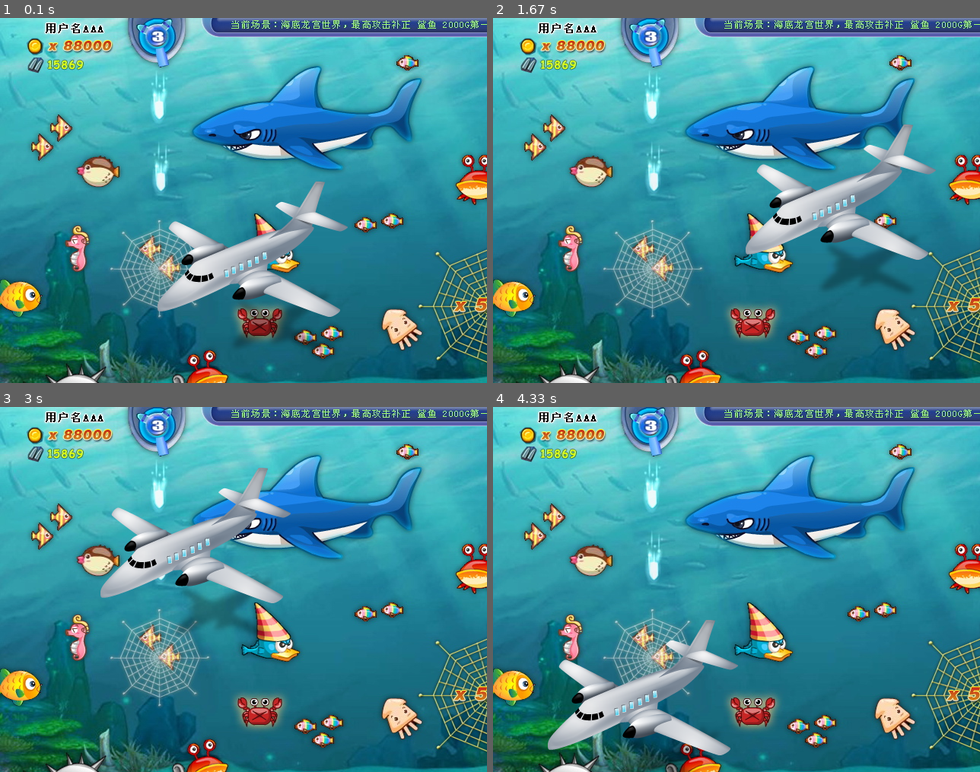
Above: before the commit, frames 1-4 (two rows, left to right).
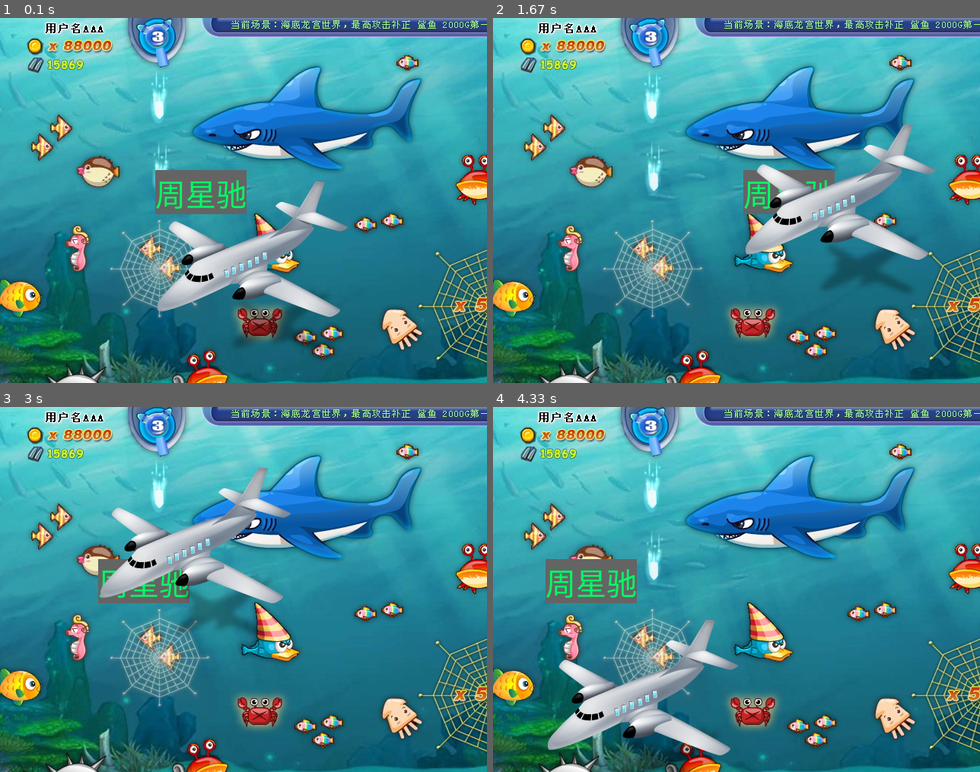
Above: after the commit, the same moments.

Repository: woxixiulayin/win7_pygame
Game: pygame game, started from lesson8.py
Two runs of this game, one before a commit and one after it. Both use one fixed random seed, a clock stepped at 60 frames per second and the inputs below. The source is Python 2; it was converted automatically to run under Python 3.
Inputs:
- Up to frame 1 (0.1 s): no input
- Up to frame 2 (1.67 s): no input
- Up to frame 3 (3 s): no input
- Up to frame 4 (4.33 s): no input

The runs differ from the first frame. In frame 1, 2.3% of the frame differs, in the area x 31-51%, y 41-54%; in frame 2, 1.1%; in frame 3, 1.2%; in frame 4, 2.3%.

Commit message:
add some font

Diff:
--- /dev/null
+++ b/check_image.py
@@ -0,0 +1,3 @@
+import pygame
+
+print pygame.image.get_extended()
--- /dev/null
+++ b/class.py
@@ -0,0 +1,11 @@
+__author__ = 'liuzhigang'
+
+class Student(object):
+    def __init__(self, name, score):
+        self.__name = name
+        self.__score = score
+    def ls(self):
+        print self.__name, self.__score
+a = Student('liu', 100)
+a.ls()
+a.s = 1
--- a/lesson8.py
+++ b/lesson8.py
@@ -1,35 +1,24 @@
 # -*- coding: utf-8 -*-
 __author__ = 'gang'
-
+import os
 import  pygame
 from pygame.locals import *
 from sys import exit
 
 
+pygame.init()
 fish_image = 'fish.jpg'
 back_ground_image = 'fish_background.jpg'
-plane_image = "plane.png"
+plane_image = 'plane.png'
 
-pygame.init()
-try:
-    screen = pygame.display.set_mode((640, 480), 0, 32)
-except pygame.error, e:
-    print "can't creat the display"
-    print e
-    exit()
-try:
-    fish = pygame.image.load(fish_image).convert()
-except pygame.error, e:
-    print "can't creat the display"
-    print e
-    exit()
+screen = pygame.display.set_mode((640, 480), 0, 32)
 
-back_ground = pygame.image.load(back_ground_image)
+
+back_ground = pygame.image.load(back_ground_image).convert()
 plane = pygame.image.load(plane_image).convert_alpha()
-
-font = pygame.font.SysFont("simhei", 50)
-text_surface = font.render(u"周星驰", True, (0, 100, 255))
-
+name = u"周星驰"
+font = pygame.font.SysFont("simsunnsimsun", 40)
+text_surface = font.render(name, True, (0,255,100),(100, 100, 100))
 clock =  pygame.time.Clock()
 
 move_setp_x, move_setp_y = 150, 150
@@ -43,7 +32,7 @@
             if event.key == K_ESCAPE:
                 exit()
     screen.blit(back_ground, (0, 0))
-#    screen.blit(text_surface, (x, 200))
+    screen.blit(text_surface, (x, 200))
     screen.blit(plane, (x, y))
     time_pass_second = clock.tick(30) / 1000.0
     x += move_setp_x * time_pass_second
Binary file added: mao.jpeg
Binary file added: plane2.png
Binary file added: sky.jpg
Not shown, added: SIMYOU.TTF
Not shown, added: STZHONGS.TTF
Not shown, added: simkai.ttf
Not shown, added: simsun.ttc
